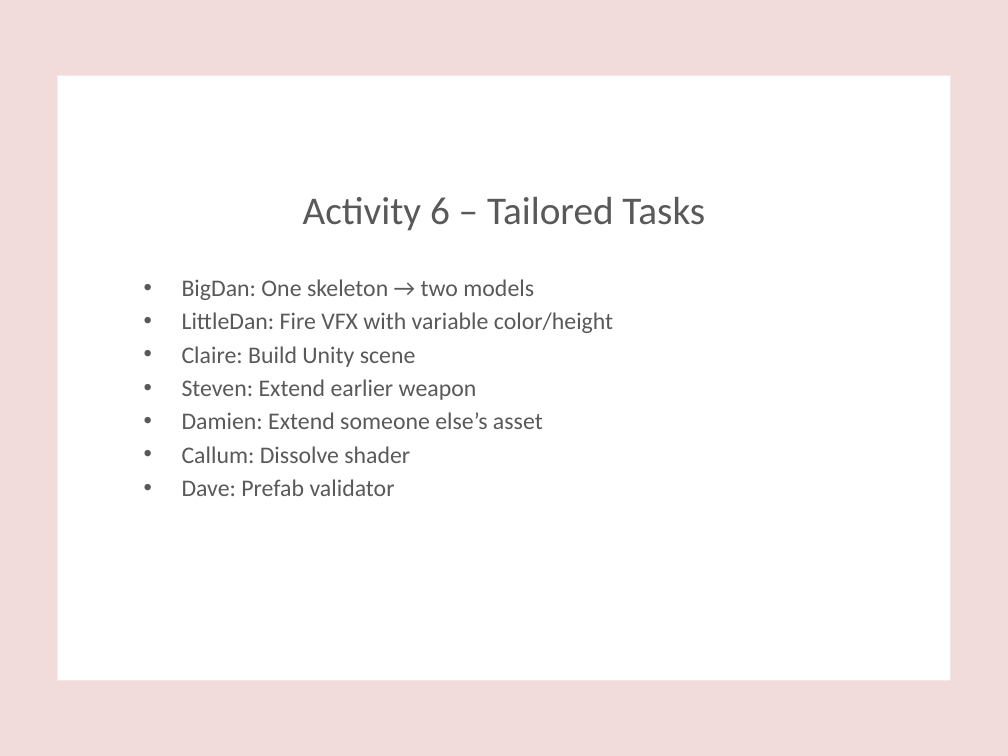
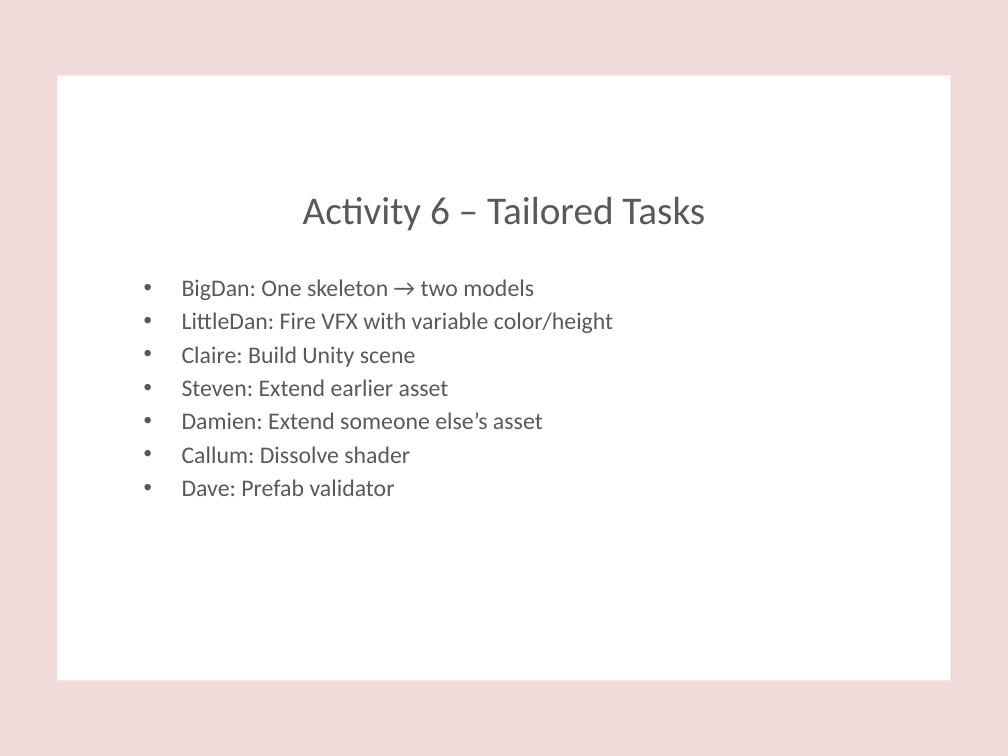
Before and after one commit to Taliesin-Games/Tension-Third-Year-Games, a slide deck: slide 7 of Documentation/workflow_practice_session.pptx. Drawn at 1008x756 pixels with LibreOffice and Linux fonts; fonts in the diff are those of the drawing. Boxes give left, top, right and bottom in pixels: in the first picture for what was removed or moved away, otherwise in the second. Text is boxed around its words. In the diff, an @@ line names an element or a change of style, - is before the commit and + after.

```diff
--- a/Documentation/workflow_practice_session.pptx
+++ b/Documentation/workflow_practice_session.pptx
@@ text at [182,379,449,396]: text changed @@
-• Steven: Extend earlier weapon
+• Steven: Extend earlier asset
```
Also in this commit, not shown: 4 other slides changed.
